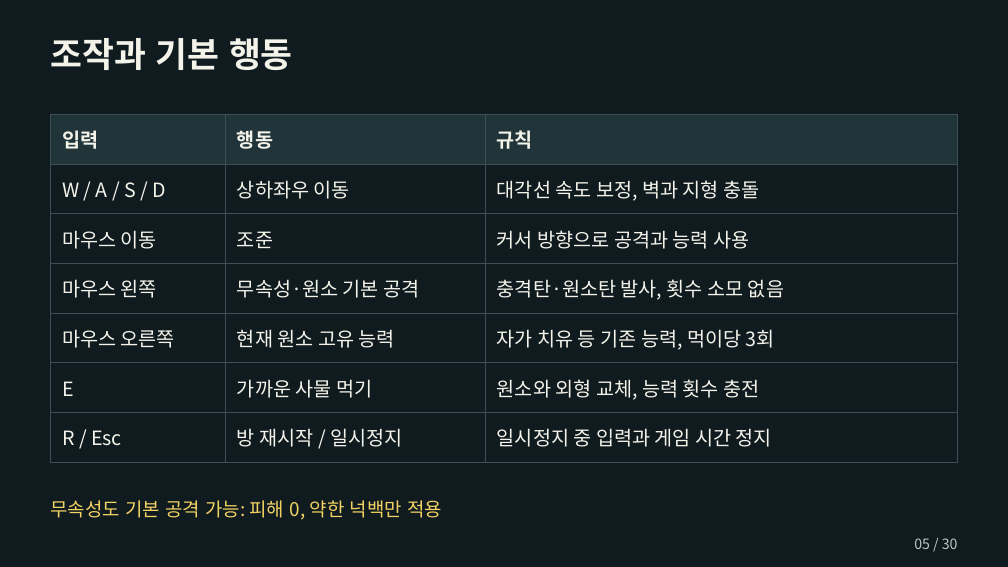
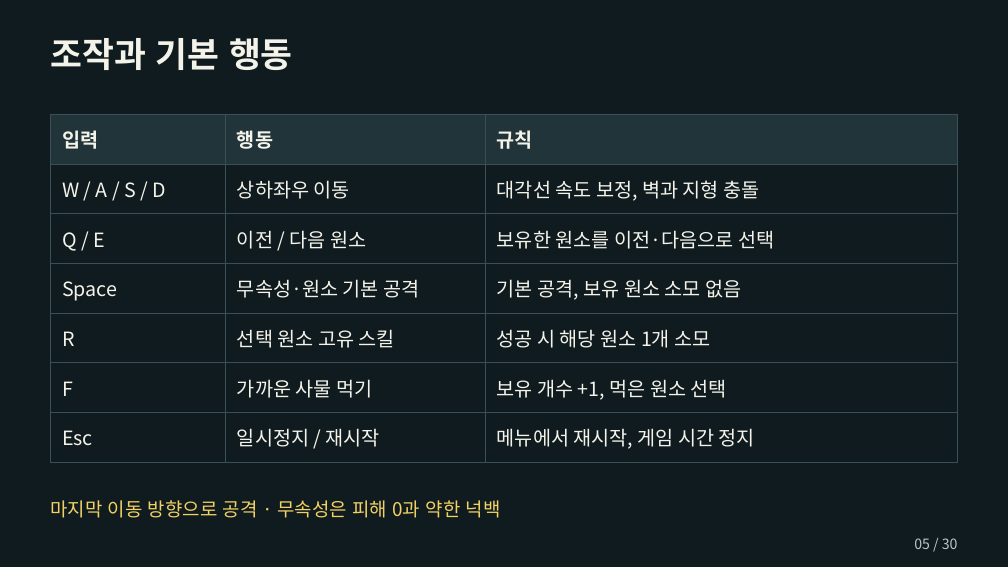
Before and after one commit to chanwhee0330/element-eater, a slide deck: slide 5 of outputs/planning/엘리먼트_이터_기획서_허찬휘.pptx. Drawn at 1008x567 pixels with LibreOffice and Linux fonts; fonts in the diff are those of the drawing. Boxes give left, top, right and bottom in pixels: in the first picture for what was removed or moved away, otherwise in the second. Text is boxed around its words. In the diff, an @@ line names an element or a change of style, - is before the commit and + after.

```diff
--- a/outputs/planning/엘리먼트_이터_기획서_허찬휘.pptx
+++ b/outputs/planning/엘리먼트_이터_기획서_허찬휘.pptx
@@ table at <box>51,114,958,462</box> @@
-row 3: 마우스 이동 | 조준 | 커서 방향으로 공격과 능력 사용
+row 3: Q / E | 이전 / 다음 원소 | 보유한 원소를 이전·다음으로 선택
-row 4, column 1: 마우스 왼쪽
+row 4, column 1: Space
-row 4, column 3: 충격탄·원소탄 발사, 횟수 소모 없음
+row 4, column 3: 기본 공격, 보유 원소 소모 없음
-row 5: 마우스 오른쪽 | 현재 원소 고유 능력 | 자가 치유 등 기존 능력, 먹이당 3회
+row 5: R | 선택 원소 고유 스킬 | 성공 시 해당 원소 1개 소모
-row 6, column 1: E
+row 6, column 1: F
-row 6, column 3: 원소와 외형 교체, 능력 횟수 충전
+row 6, column 3: 보유 개수 +1, 먹은 원소 선택
-row 7: R / Esc | 방 재시작 / 일시정지 | 일시정지 중 입력과 게임 시간 정지
+row 7: Esc | 일시정지 / 재시작 | 메뉴에서 재시작, 게임 시간 정지
@@ text at <box>50,500,501,518</box>: text changed @@
-무속성도 기본 공격 가능: 피해 0, 약한 넉백만 적용
+마지막 이동 방향으로 공격 · 무속성은 피해 0과 약한 넉백
```
Also in this commit, not shown: 14 other slides changed, 6 other files.
